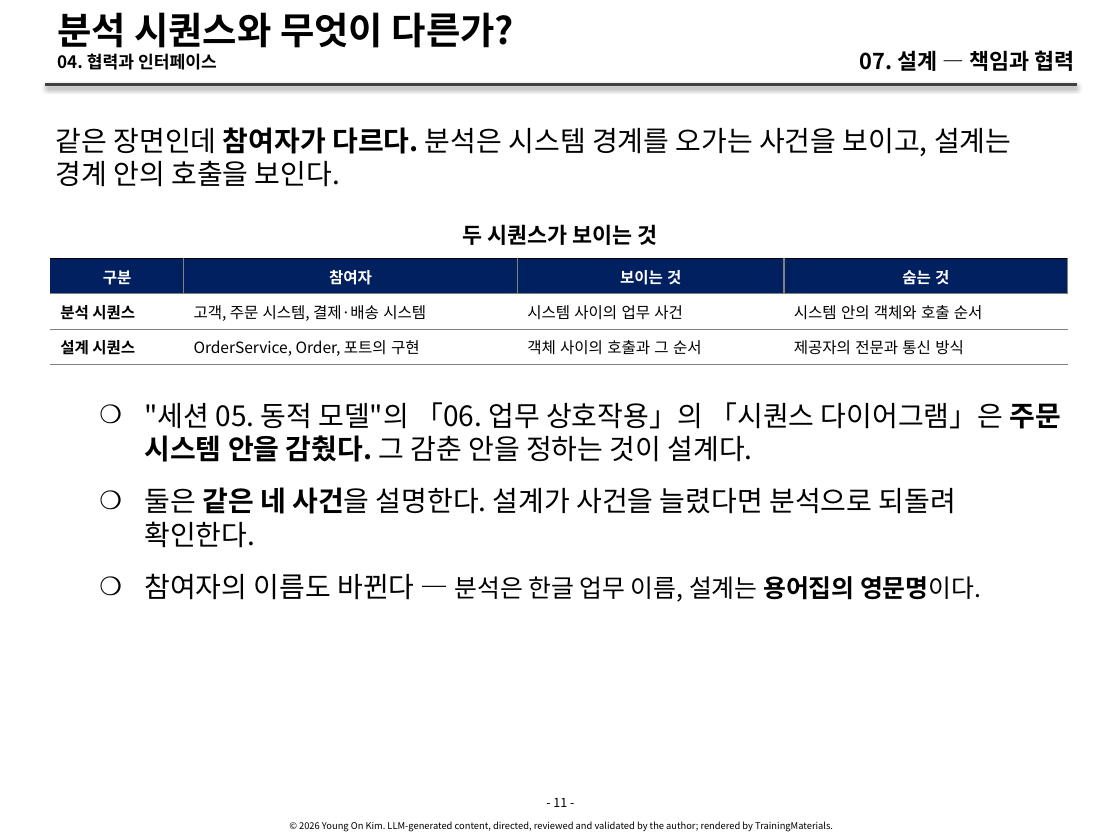
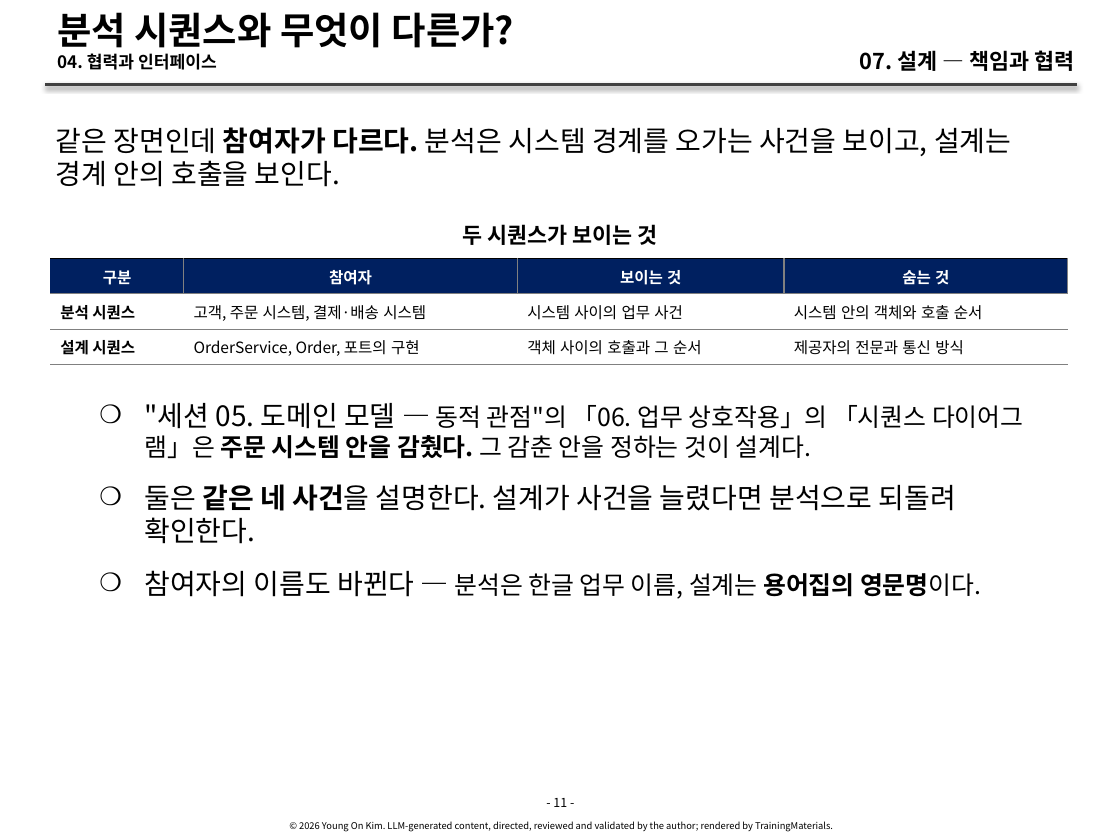
Before and after one commit to YoungSan77/TrainingMaterials, a slide deck: slide 11 of courses/ai-native/sessions/s07.pptx. Drawn at 1120x840 pixels with LibreOffice and Linux fonts; fonts in the diff are those of the drawing. Boxes give left, top, right and bottom in pixels: in the first picture for what was removed or moved away, otherwise in the second. Text is boxed around its words. In the diff, an @@ line names an element or a change of style, - is before the commit and + after.

```diff
--- a/courses/ai-native/sessions/s07.pptx
+++ b/courses/ai-native/sessions/s07.pptx
@@ text at [144,403,1023,459]: text changed; size 18 to 16 pt @@
-    ❍ "세션 05. 동적 모델"의 「06. 업무 상호작용」의 「시퀀스 다이어그램」은 주문 시스템 안을 감췄다. 그 감춘 안을 정하는 것이 설계다.
+    ❍ "세션 05. 도메인 모델 — 동적 관점"의 「06. 업무 상호작용」의 「시퀀스 다이어그램」은 주문 시스템 안을 감췄다. 그 감춘 안을 정하는 것이 설계다.
```
Also in this commit, not shown: 2 other slides changed, 23 other files.
